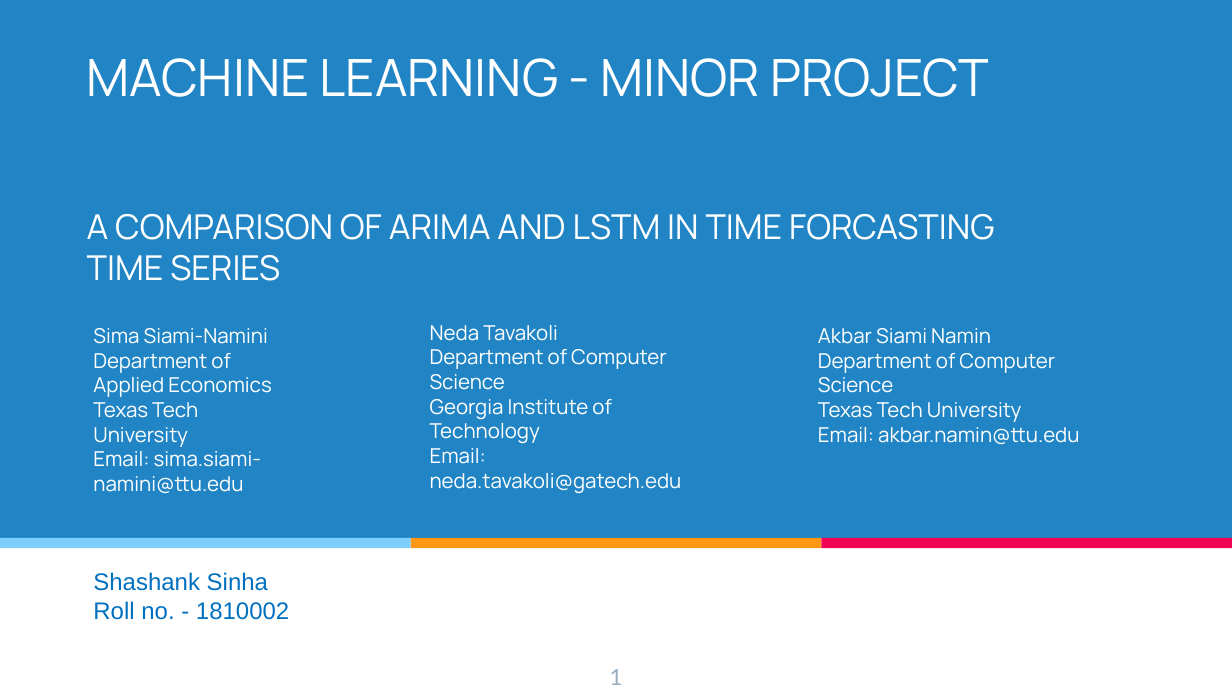
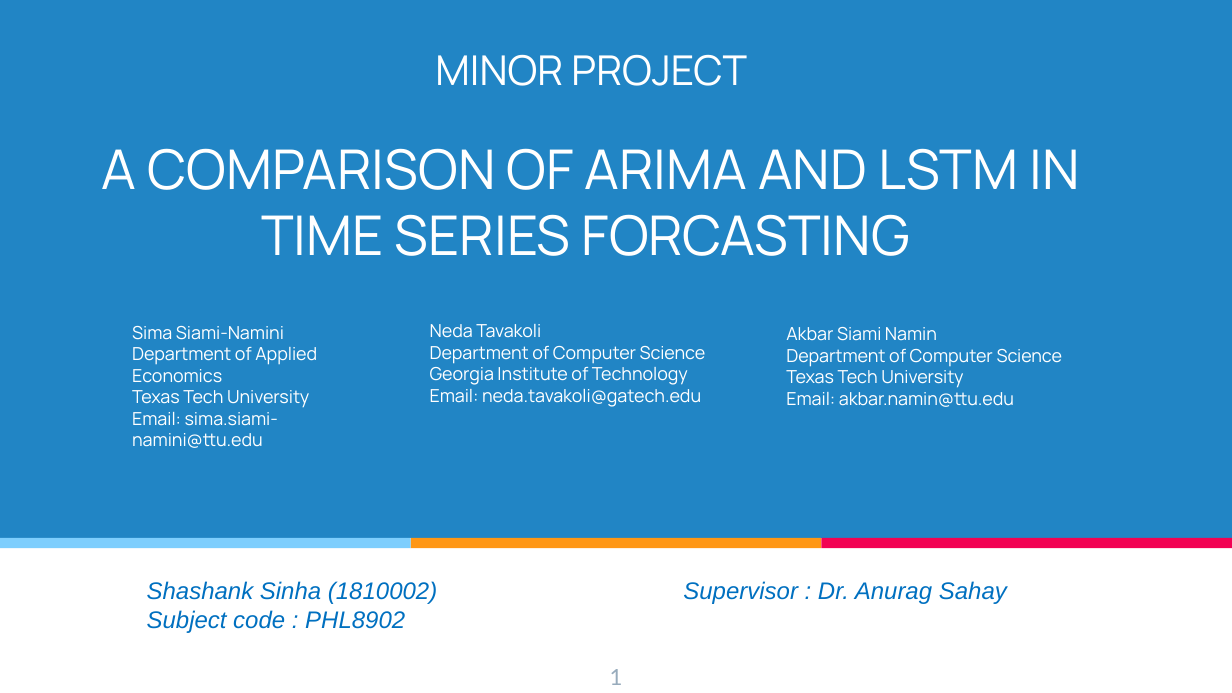
Before and after one commit to i-am-shank/Time-Series-Forecasting, a slide deck: slide 1 of ARIMA_LSTM_presentation.pptx. Drawn at 1232x693 pixels with LibreOffice and Linux fonts; fonts in the diff are those of the drawing. Boxes give left, top, right and bottom in pixels: in the first picture for what was removed or moved away, otherwise in the second. Text is boxed around its words. In the diff, an @@ line names an element or a change of style, - is before the commit and + after.

Commit message:
time series forecasting

```diff
--- a/ARIMA_LSTM_presentation.pptx
+++ b/ARIMA_LSTM_presentation.pptx
@@ text at bbox=[102, 55, 1079, 256]: text changed; size 20 to 32 pt @@
-MACHINE LEARNING - MINOR PROJECT
-A COMPARISON OF ARIMA AND LSTM IN TIME FORCASTING
-TIME SERIES
+MINOR PROJECT
+A COMPARISON OF ARIMA AND LSTM IN TIME SERIES FORCASTING
@@ text "Sima Siami-Namini": place and size @@
-text "Sima Siami-Namini" at bbox=[93, 328, 271, 493]
+text "Sima Siami-Namini" at bbox=[132, 326, 317, 448]
@@ size 12 to 10.5 pt in 3 elements at bbox=[786, 327, 1063, 407], bbox=[132, 326, 317, 448], bbox=[430, 324, 706, 407] @@
@@ text "Akbar Siami Namin": place and size @@
-text "Akbar Siami Namin" at bbox=[818, 328, 1079, 444]
+text "Akbar Siami Namin" at bbox=[786, 327, 1063, 407]
@@ text at bbox=[147, 581, 1007, 604]: text changed; italic on @@
-Shashank Sinha
-Roll no. - 1810002
+Shashank Sinha (1810002) Supervisor : Dr. Anurag Sahay
+Subject code : PHL8902
```
Also in this commit, not shown: 2 other slides changed, 3 other files.
